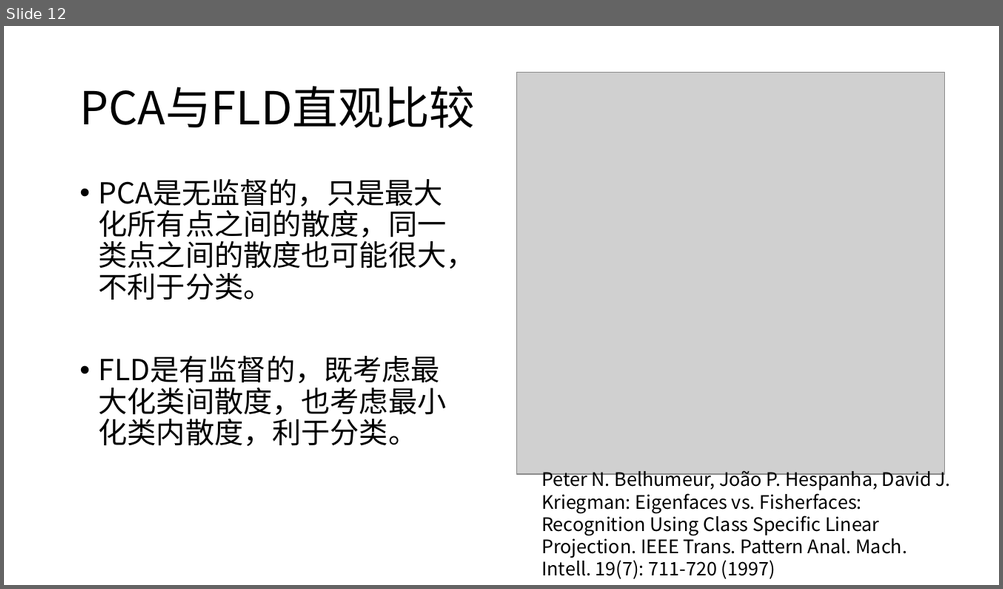
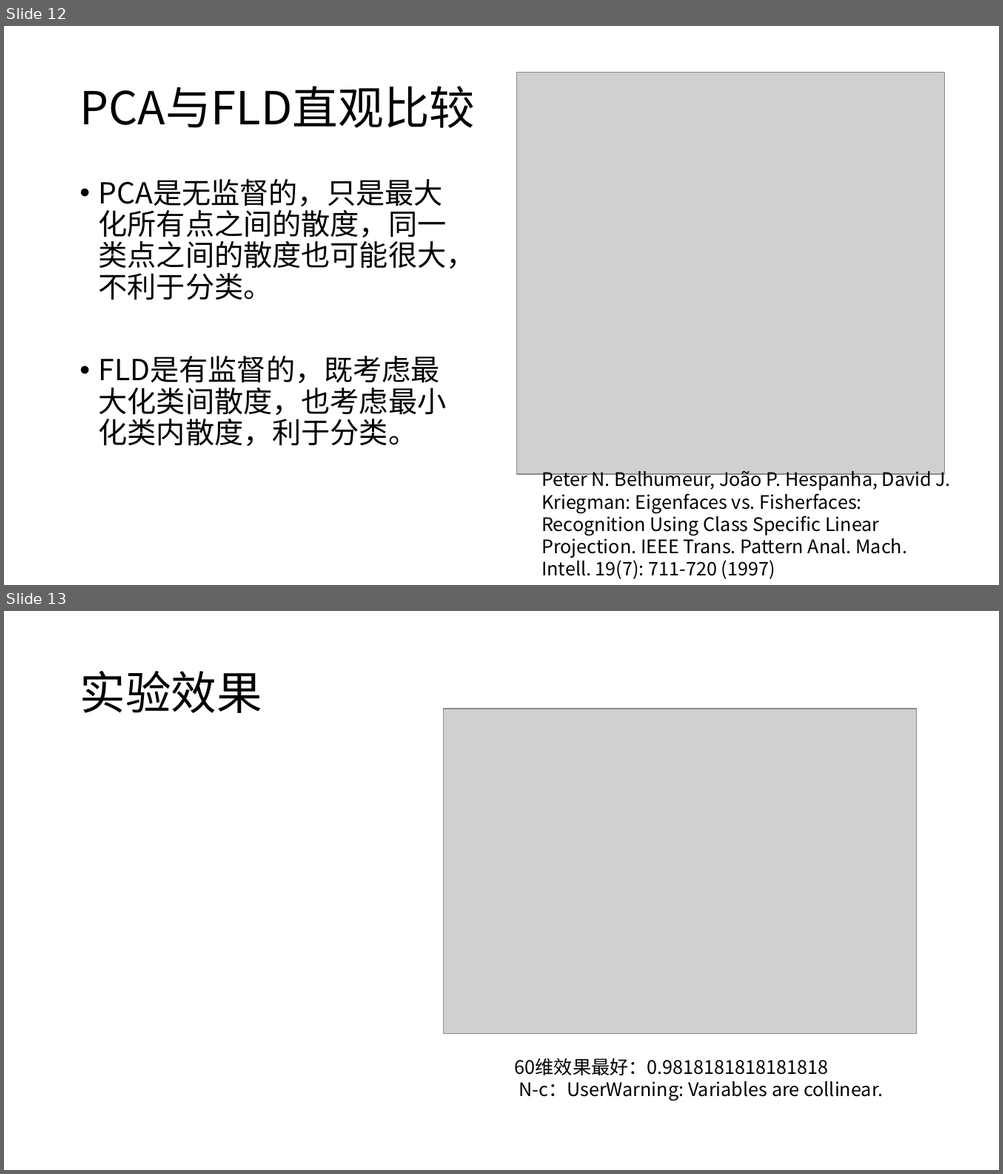
Before and after one commit to SkilfulBugsMaker/Analysis-of-Eigenface-and-Fisherface, a slide deck: ppt/Fisheraces.pptx. Shown one above the other, each under a label of ours: slide 12 before the commit, slides 12 and 13 after it. The pictures are 1003x589 and 1003x1174 pixels, drawn with LibreOffice and Linux fonts; fonts in the diff are those of the drawing; grey boxes stand for pictures. Boxes give left, top, right and bottom in pixels: in the first picture for what was removed or moved away, otherwise in the second. Text is boxed around its words. In the diff, an @@ line names an element or a change of style, - is before the commit and + after.

```diff
--- a/ppt/Fisheraces.pptx
+++ b/ppt/Fisheraces.pptx
@@ slide 13 added at bbox=[4, 611, 999, 1170], background #FFFFFF @@
@@ title added at bbox=[79, 671, 262, 713], 44 pt, text #000000 @@
+实验效果
@@ picture added at bbox=[444, 709, 916, 1035] @@
@@ text added at bbox=[515, 1059, 882, 1102], 18 pt, text #000000 @@
+60维效果最好：0.9818181818181818
+N-c：UserWarning: Variables are collinear.
```
Also in this commit, not shown: 1 slide changed, 1 other slide added, 1 slide removed, 1 other file.
